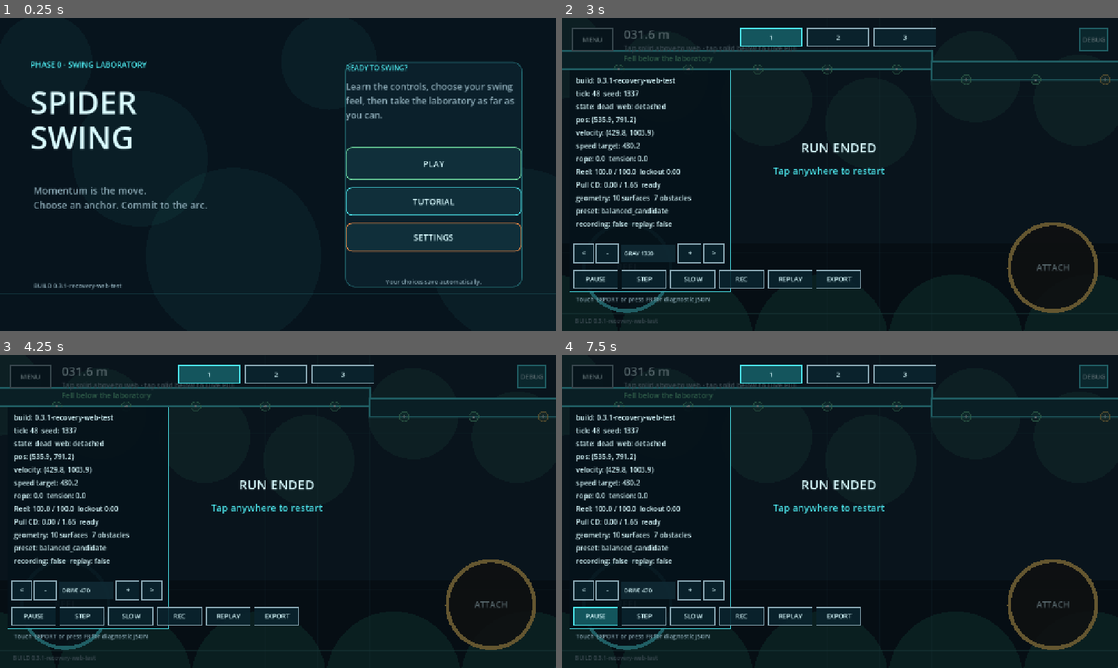
Above: before the commit, frames 1-4 (two rows, left to right).
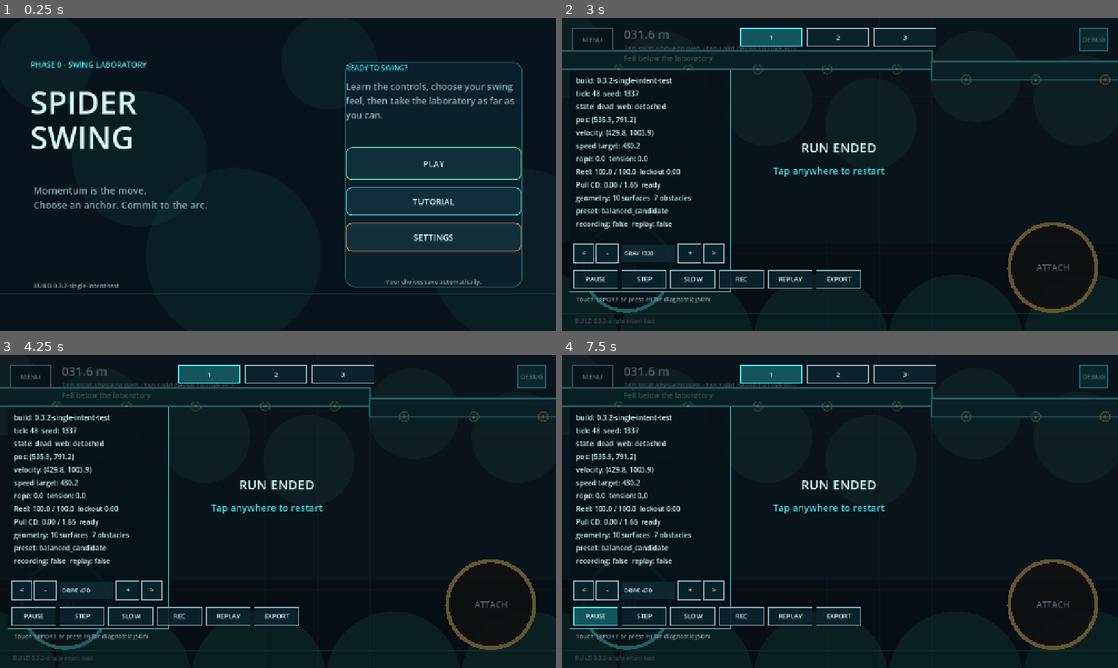
Above: after the commit, the same moments.

Repository: menno420/spider-swing
Game: Godot game, scene res://game/bootstrap/main.tscn
Same seed, same stepped clock (60 frames per second), same inputs: the game is played once before the commit and once after it.
Inputs (mouse positions are in pixels of both pictures, inside the frame that each line leads up to):
- Up to frame 1 (0.25 s): no input
- Up to frame 2 (3 s): click "PLAY" at 0.5 s; click (628, 268) at 1.25 s; click (1051, 268) at 2 s; click (1095, 39) at 2.75 s
- Up to frame 3 (4.25 s): click (150, 589) at 3.5 s
- Up to frame 4 (7.5 s): click (712, 589) at 4.25 s; click (584, 589) at 5 s; click (606, 589) at 5.75 s; click (689, 589) at 6.5 s; click (595, 614) at 7.25 s

The runs differ from the first frame. In frame 1, less than 0.1% of the frame differs, in the area x 11-22%, y 84-87%; in frame 2, 0.2%, in the area x 7-21%, y 18-98%; in frame 3, 0.2%; in frame 4, 0.2%.

Commit message:
fix: arbitrate emulated touch input

Diff:
--- a/game/adapters/input_router.gd
+++ b/game/adapters/input_router.gd
@@ -63,6 +63,12 @@
 
 	if event is InputEventMouseButton:
 		var mouse := event as InputEventMouseButton
+		# Godot emits a synthetic mouse event after a touchscreen event when
+		# touch-to-mouse emulation is enabled for the Control-based HUD. The
+		# touchscreen event already owns world intent, so accepting this copy
+		# would turn one physical tap into attach+release (or two Bursts).
+		if mouse.device == InputEvent.DEVICE_ID_EMULATION:
+			return
 		if mouse.button_index == MOUSE_BUTTON_LEFT and mouse.pressed:
 			if mouse.double_click:
 				burst_gesture.emit(mouse.position)
--- a/project.godot
+++ b/project.godot
@@ -9,7 +9,7 @@
 
 config/name="Spider Swing"
 config/description="Android-first 2D physics swing game. \"Spider Swing\" is an internal codename, not an approved release name — see docs/product/name-status.md."
-config/version="0.3.1-recovery-web-test"
+config/version="0.3.2-single-intent-test"
 run/main_scene="res://game/bootstrap/main.tscn"
 config/features=PackedStringArray("4.7", "GL Compatibility")
 
@@ -60,6 +60,11 @@
 ]
 }
 
+[input_devices]
+
+pointing/emulate_mouse_from_touch=true
+pointing/emulate_touch_from_mouse=false
+
 [physics]
 
 common/physics_ticks_per_second=60
--- a/tests/test_runner.gd
+++ b/tests/test_runner.gd
@@ -4,9 +4,9 @@
 const MAIN_SCENE_PATH := "res://game/bootstrap/main.tscn"
 const EXPORT_PRESETS_PATH := "res://export_presets.cfg"
 const ANDROID_WORKFLOW_PATH := "res://.github/workflows/android-debug.yml"
-const BUILD_VERSION := "0.3.1-recovery-web-test"
-const ANDROID_VERSION_CODE := 8
-const ANDROID_APP_NAME := "Spider Swing Recovery Web (dev)"
+const BUILD_VERSION := "0.3.2-single-intent-test"
+const ANDROID_VERSION_CODE := 9
+const ANDROID_APP_NAME := "Spider Swing Single-Intent Web (dev)"
 const REQUIRED_INPUT_ACTIONS := [
 	"web_action", "reel_in", "burst_action", "pause", "restart_run",
 	"toggle_debug"]
@@ -109,6 +109,10 @@
 		"display/window/handheld/orientation", -1))
 	var build_version := str(ProjectSettings.get_setting(
 		"application/config/version", ""))
+	var mouse_from_touch := bool(ProjectSettings.get_setting(
+		"input_devices/pointing/emulate_mouse_from_touch", false))
+	var touch_from_mouse := bool(ProjectSettings.get_setting(
+		"input_devices/pointing/emulate_touch_from_mouse", true))
 	if ticks == 60 and Engine.physics_ticks_per_second == 60 and catchup == 4:
 		_ok("fixed simulation is 60 Hz with four catch-up steps")
 	else:
@@ -118,6 +122,10 @@
 		_ok("renderer, viewport, and landscape orientation are locked")
 	else:
 		_fail("renderer or display configuration drifted")
+	if mouse_from_touch and not touch_from_mouse:
+		_ok("touch emulation direction is explicit and adapter-arbitrated")
+	else:
+		_fail("touch emulation can duplicate or disable the mobile GUI path")
 	if build_version == BUILD_VERSION:
 		_ok("visible build identity is %s" % BUILD_VERSION)
 	else:
--- a/tests/unit/mobile_hud_layout_tests.gd
+++ b/tests/unit/mobile_hud_layout_tests.gd
@@ -12,6 +12,8 @@
 	passed += _test_burst_button_emits_only_burst(failures)
 	passed += _test_action_feedback_is_event_driven(failures)
 	passed += _test_double_tap_has_a_separate_burst_route(failures)
+	passed += _test_touch_mouse_emulation_produces_one_intent(failures)
+	passed += _test_device_tap_keeps_recovery_web_attached(failures)
 	passed += _test_menu_button_returns_without_world_tap(failures)
 	passed += _test_debug_button_and_panel_controls(failures)
 	passed += _test_debug_controls_can_be_disabled(failures)
@@ -210,6 +212,116 @@
 	return 1
 
 
+static func _test_touch_mouse_emulation_produces_one_intent(
+	failures: PackedStringArray,
+) -> int:
+	var router := _make_router()
+	var world_taps: Array[Vector2] = []
+	var burst_gestures: Array[Vector2] = []
+	router.web_tapped.connect(func(position: Vector2) -> void:
+		world_taps.append(position))
+	router.burst_gesture.connect(func(position: Vector2) -> void:
+		burst_gestures.append(position))
+
+	var position := Vector2(860.0, 140.0)
+	var touch := _pressed_touch(position)
+	router._unhandled_input(touch)
+	var emulated_mouse := _left_mouse_press(
+		position, InputEvent.DEVICE_ID_EMULATION)
+	router._unhandled_input(emulated_mouse)
+	if world_taps != [position] or not burst_gestures.is_empty():
+		failures.append((
+			"one touchscreen tap plus its emulated mouse copy emitted %d web " +
+			"intents and %d Burst intents") % [
+				world_taps.size(), burst_gestures.size()])
+		router.free()
+		return 0
+
+	world_taps.clear()
+	burst_gestures.clear()
+	touch.double_tap = true
+	emulated_mouse.double_click = true
+	router._unhandled_input(touch)
+	router._unhandled_input(emulated_mouse)
+	if not world_taps.is_empty() or burst_gestures != [position]:
+		failures.append((
+			"one touchscreen double-tap plus its emulated mouse copy emitted " +
+			"%d web intents and %d Burst intents") % [
+				world_taps.size(), burst_gestures.size()])
+		router.free()
+		return 0
+
+	world_taps.clear()
+	burst_gestures.clear()
+	var physical_mouse := _left_mouse_press(
+		position, InputEvent.DEVICE_ID_MOUSE)
+	router._unhandled_input(physical_mouse)
+	if world_taps != [position] or not burst_gestures.is_empty():
+		failures.append("filtering touch emulation also disabled physical mouse")
+		router.free()
+		return 0
+
+	router.free()
+	return 1
+
+
+static func _test_device_tap_keeps_recovery_web_attached(
+	failures: PackedStringArray,
+) -> int:
+	var router := _make_router()
+	var session := SwingLabSession.new()
+	session._reset_run()
+	router.web_tapped.connect(session.request_web_tap)
+	router.burst_gesture.connect(session.request_burst_from_gesture)
+	session._world.pull_active = true
+	session._world.pull_kind = &"burst"
+	session._world.burst_cooldown_remaining = 1.0
+
+	var target := Vector2(720.0, 150.0)
+	var touch := _pressed_touch(target)
+	var emulated_mouse := _left_mouse_press(
+		target, InputEvent.DEVICE_ID_EMULATION)
+	router._unhandled_input(touch)
+	router._unhandled_input(emulated_mouse)
+	if session._command_buffer.size() != 1:
+		failures.append(
+			"one post-Burst device tap buffered %d gameplay commands" %
+			session._command_buffer.size())
+		session.free()
+		router.free()
+		return 0
+	session._step_once()
+	if session._world.pull_active or not session._world.web.attached:
+		failures.append(
+			"one post-Burst device tap did not leave its recovery web attached")
+		session.free()
+		router.free()
+		return 0
+
+	session.free()
+	router.free()
+	return 1
+
+
+static func _pressed_touch(position: Vector2) -> InputEventScreenTouch:
+	var touch := InputEventScreenTouch.new()
+	touch.position = position
+	touch.pressed = true
+	return touch
+
+
+static func _left_mouse_press(
+	position: Vector2,
+	device: int,
+) -> InputEventMouseButton:
+	var mouse := InputEventMouseButton.new()
+	mouse.position = position
+	mouse.button_index = MOUSE_BUTTON_LEFT
+	mouse.pressed = true
+	mouse.device = device
+	return mouse
+
+
 static func _test_menu_button_returns_without_world_tap(
 	failures: PackedStringArray,
 ) -> int:
Not shown, changed: export_presets.cfg
Not shown, changed: .github/workflows/android-debug.yml
Not shown, changed: .substrate/guard-fires.jsonl
Not shown, changed: README.md
Not shown, changed: docs/current-state.md
Not shown, changed: docs/decisions.md
Not shown, changed: docs/technical/phase-0-swing-laboratory.md
Not shown, changed: tests/README.md
